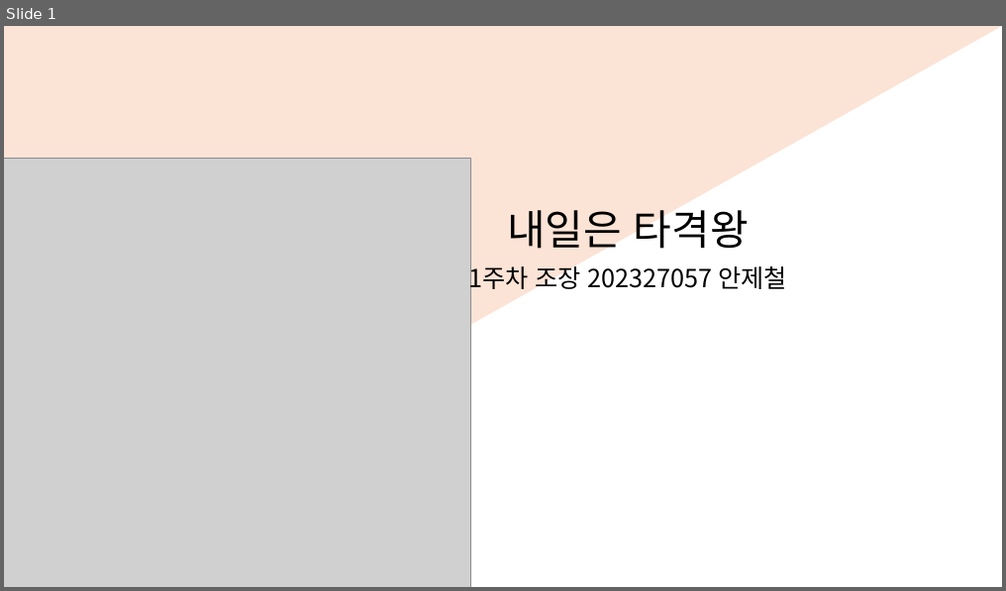
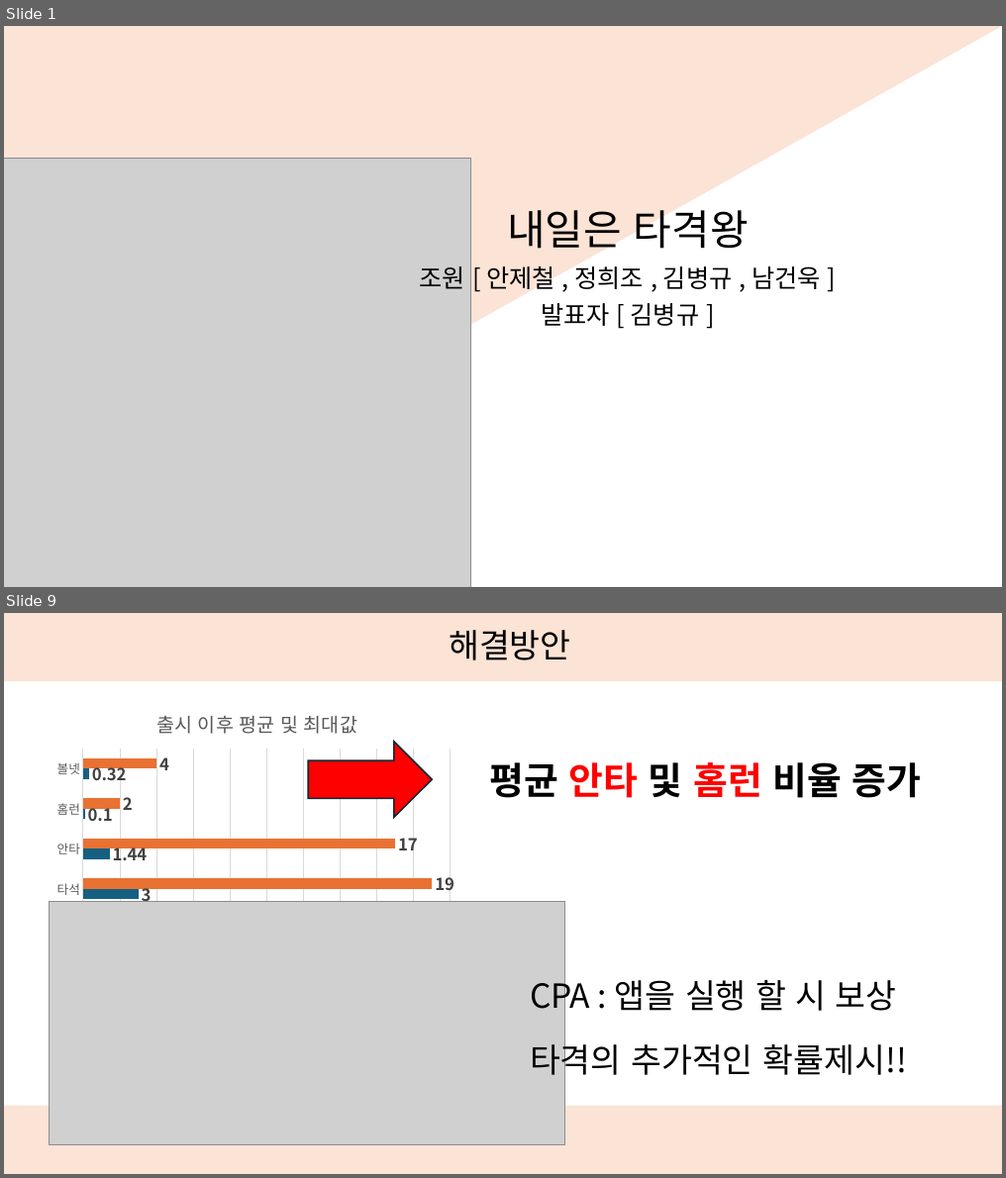
Before and after one commit to rakkung9776/PRBS, a slide deck: 내일은 타격왕.pptx. Shown one above the other, each under a label of ours: slide 1 before the commit, slides 1 and 9 after it; the slides between them are not shown. The pictures are 1006x591 and 1006x1178 pixels, drawn with LibreOffice and Linux fonts; fonts in the diff are those of the drawing; grey boxes stand for pictures; background and template pictures are left out. Boxes give left, top, right and bottom in pixels: in the first picture for what was removed or moved away, otherwise in the second. Text is boxed around its words. In the diff, an @@ line names an element or a change of style, - is before the commit and + after.

Commit message:
야호 발표 끝

```diff
--- a/내일은 타격왕.pptx
+++ b/내일은 타격왕.pptx
@@ slide 9 added at box(4, 613, 1002, 1174), background #FFFFFF @@
@@ rectangle added at box(4, 613, 1002, 682), fill #FBE3D6 @@
@@ title added at box(449, 630, 571, 661), 32 pt, text #000000 @@
+해결방안
@@ bar chart added at box(49, 694, 466, 971) @@
+title "출시 이후 평균 및 최대값 "
+categories: 타석, 안타, 홈런, 볼넷
+평균: 3, 1.44, 0.1, 0.32
+최대: 19, 17, 2, 4
@@ down arrow added at box(309, 742, 433, 817), fill #FF0000, outline #092A39 1.5 pt @@
@@ text added at box(490, 762, 922, 798), 36 pt, text #000000, bold @@
+평균 안타 및 홈런 비율 증가
@@ picture added at box(49, 902, 564, 1146) @@
@@ text added at box(530, 974, 897, 1018), 32 pt, text #000000 @@
+CPA : 앱을 실행 할 시 보상
@@ text added at box(530, 1038, 907, 1081), 32 pt, text #000000 @@
+타격의 추가적인 확률제시!!
@@ rectangle added at box(4, 1106, 1002, 1174), fill #FBE3D6 @@
@@ slide 1 changed as well @@
@@ subtitle at box(420, 262, 821, 326): text changed @@
-1주차 조장 202327057 안제철
+조원 [ 안제철 , 정희조 , 김병규 , 남건욱 ]
+발표자 [ 김병규 ]
```
Also in this commit, not shown: 7 other slides added, 5 slides removed, 17 other files.
